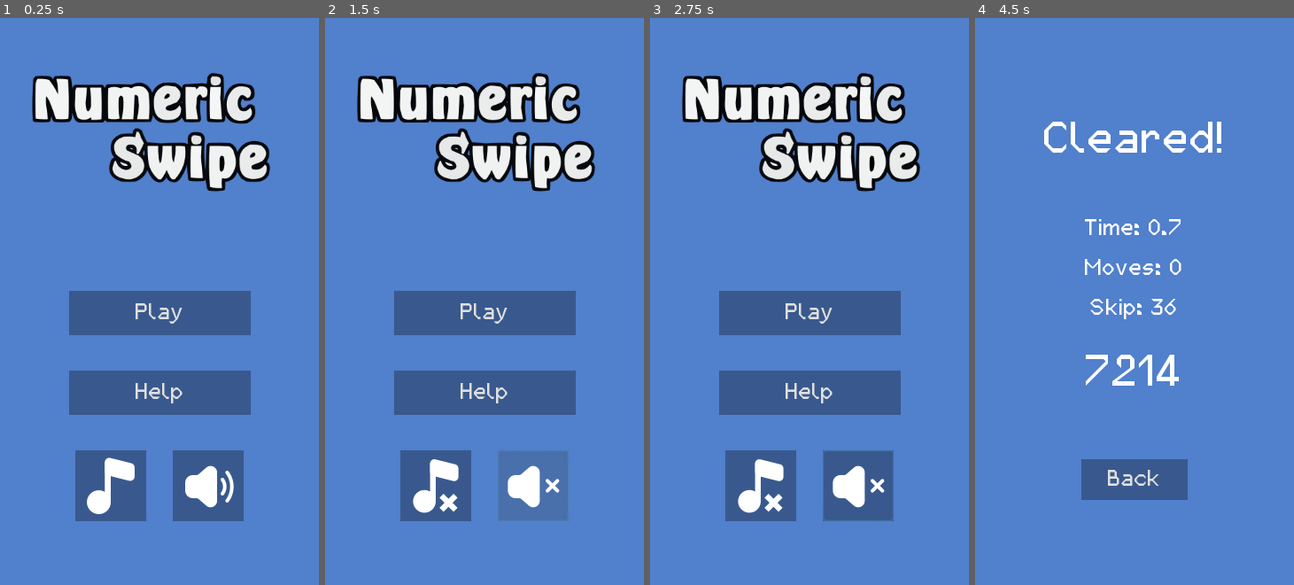
Above: before the commit, frames 1-4 (left to right).
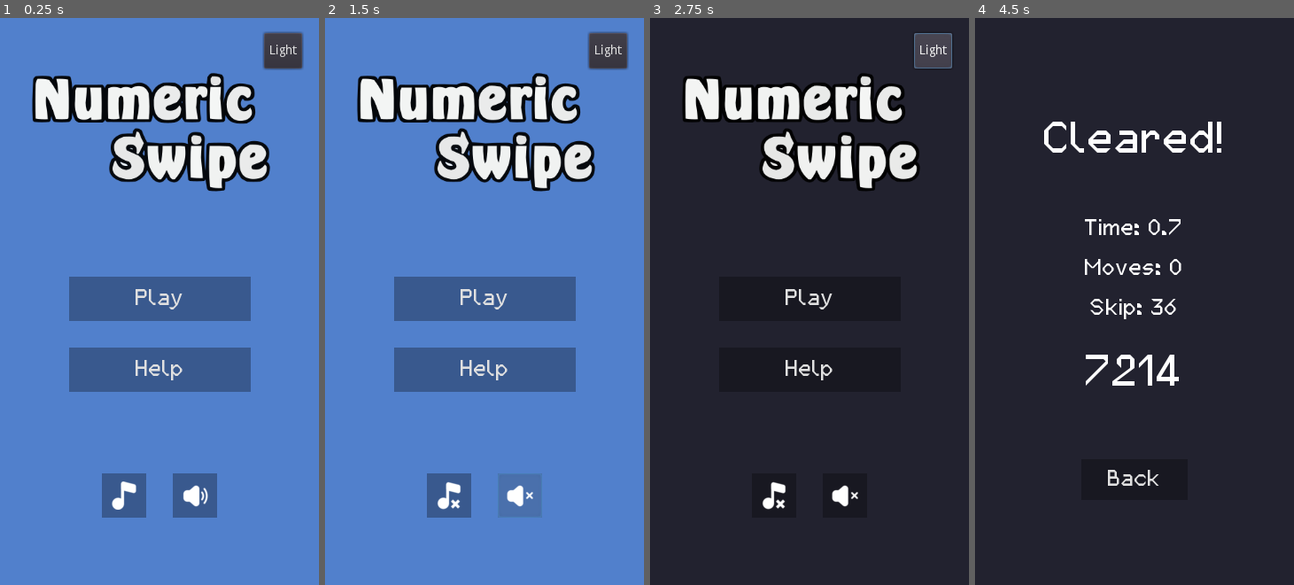
Above: after the commit, the same moments.

Repository: BKopysc/NumericSwipeG3
Game: Godot game, scene res://main.tscn
The game is run twice, just before and just after one commit, with the same random seed, the same clock (stepped at 60 frames per second) and the same inputs.
Inputs (mouse positions are in pixels of both pictures, inside the frame that each line leads up to; where the layout moved, square brackets give the same spot in the first picture):
- Up to frame 1 (0.25 s): no input
- Up to frame 2 (1.5 s): click (449, 494) [436, 482] at 0.5 s; click (519, 494) [532, 482] at 1.25 s
- Up to frame 3 (2.75 s): click (933, 52) at 2 s, where only the run after the commit has a clickable "Light"
- Up to frame 4 (4.5 s): click "Play" at 2.75 s; click "Easy" at 3.5 s; click (1262, 108) at 4.25 s

The runs differ from the first frame. In frame 1, 13% of the frame differs, in the area x 21-96%, y 2-89%; in frame 2, 13%; in frame 3, 92%; in frame 4, 98%, in the area x 0-100%, y 0-100%.

Commit message:
Theme fixes

Diff:
--- a/Global.gd
+++ b/Global.gd
@@ -10,6 +10,10 @@
 
 var is_music = true
 var is_sound = true
+
+const light_theme = {background = "#5180cc", text = "white"}
+const dark_theme = {background = "#22222f", text = "gray"}
+var active_theme = light_theme
 
 const TileVariants = {
 	BLANK = "blank",
@@ -46,6 +50,12 @@
 	5: 1*min_score_multiplier,
 	6: 0
 }
+
+func toggle_theme():
+	if(active_theme == light_theme):
+		active_theme = dark_theme
+	else:
+		active_theme = light_theme
 
 func set_previous_game(timer_ctr, move_ctr, skip_ctr, score):
 	previous_game = score
--- /dev/null
+++ b/hud/Background.gd
@@ -0,0 +1,20 @@
+extends CanvasLayer
+
+
+# Declare member variables here. Examples:
+# var a = 2
+# var b = "text"
+
+
+# Called when the node enters the scene tree for the first time.
+func _ready():
+	_set_background()
+
+func _set_background():
+	$ColorRect.color = Global.active_theme.background
+
+func refresh_color():
+	_set_background()
+# Called every frame. 'delta' is the elapsed time since the previous frame.
+#func _process(delta):
+#	pass
--- a/hud/LevelHud.tscn
+++ b/hud/LevelHud.tscn
@@ -7,6 +7,7 @@
 [ext_resource path="res://hud/LevelHud.gd" type="Script" id=5]
 [ext_resource path="res://hud/PauseHud.tscn" type="PackedScene" id=6]
 [ext_resource path="res://assets/hud/fast-forward.png" type="Texture" id=7]
+[ext_resource path="res://font-micra-mini.tres" type="DynamicFont" id=8]
 
 [node name="LevelHud" type="Control"]
 anchor_right = 1.0
@@ -33,7 +34,7 @@
 margin_right = 57.0
 margin_bottom = 28.0
 theme = ExtResource( 2 )
-custom_colors/font_color = Color( 0, 0, 0, 1 )
+custom_colors/font_color = Color( 1, 1, 1, 1 )
 text = "0"
 
 [node name="HBoxContainerMove" type="HBoxContainer" parent="CanvasLayer"]
@@ -54,7 +55,7 @@
 margin_right = 57.0
 margin_bottom = 28.0
 theme = ExtResource( 2 )
-custom_colors/font_color = Color( 0, 0, 0, 1 )
+custom_colors/font_color = Color( 1, 1, 1, 1 )
 text = "0"
 
 [node name="VBoxContainer" type="VBoxContainer" parent="CanvasLayer"]
@@ -83,12 +84,13 @@
 
 [node name="SkipLabel" type="Label" parent="."]
 visible = false
-margin_left = 243.0
-margin_top = 135.0
-margin_right = 343.0
-margin_bottom = 160.0
-rect_min_size = Vector2( 100, 0 )
+margin_left = 259.0
+margin_top = 140.0
+margin_right = 339.0
+margin_bottom = 165.0
+rect_min_size = Vector2( 80, 0 )
 theme = ExtResource( 2 )
+custom_fonts/font = ExtResource( 8 )
 text = "Skip"
 align = 2
 
--- a/hud/PauseHud.gd
+++ b/hud/PauseHud.gd
@@ -19,16 +19,16 @@
 
 func _toggle_music(state):
 	if(state):
-		$ColorRect2/MarginContainer/VBoxContainer/HBoxContainer/MusicButton.icon = preload("res://assets/hud/music32.png")
+		$ColorRect2/HBoxContainer/MusicButton.icon = preload("res://assets/hud/music32.png")
 	else:
-		$ColorRect2/MarginContainer/VBoxContainer/HBoxContainer/MusicButton.icon = preload("res://assets/hud/music_mute32.png")
+		$ColorRect2/HBoxContainer/MusicButton.icon = preload("res://assets/hud/music_mute32.png")
 
 
 func _toggle_sound(state):
 	if(state):
-		$ColorRect2/MarginContainer/VBoxContainer/HBoxContainer/SoundButton.icon = preload("res://assets/hud/sound32.png")
+		$ColorRect2/HBoxContainer/SoundButton.icon = preload("res://assets/hud/sound32.png")
 	else:
-		$ColorRect2/MarginContainer/VBoxContainer/HBoxContainer/SoundButton.icon = preload("res://assets/hud/sound-mute32.png")
+		$ColorRect2/HBoxContainer/SoundButton.icon = preload("res://assets/hud/sound-mute32.png")
 
 func _on_ResumeButton_pressed():
 	emit_signal("resume_pressed")
--- a/hud/background.tscn
+++ b/hud/background.tscn
@@ -1,9 +1,12 @@
-[gd_scene format=2]
+[gd_scene load_steps=2 format=2]
+
+[ext_resource path="res://hud/Background.gd" type="Script" id=1]
 
 [node name="Background" type="CanvasLayer"]
 layer = -10
+script = ExtResource( 1 )
 
 [node name="ColorRect" type="ColorRect" parent="."]
 anchor_right = 1.0
 anchor_bottom = 1.0
-color = Color( 0.317647, 0.501961, 0.8, 1 )
+color = Color( 0.133333, 0.133333, 0.184314, 1 )
--- a/main.gd
+++ b/main.gd
@@ -17,15 +17,15 @@
 
 func _toggle_music(state):
 	if(state):
-		$CanvasLayer/MarginContainer2/VBoxContainer/HBoxContainer/MusicButton.icon = preload("res://assets/hud/music.png")
+		$CanvasLayer/HBoxContainer/MusicButton.icon = preload("res://assets/hud/music32.png")
 	else:
-		$CanvasLayer/MarginContainer2/VBoxContainer/HBoxContainer/MusicButton.icon = preload("res://assets/hud/music_mute.png")
+		$CanvasLayer/HBoxContainer/MusicButton.icon = preload("res://assets/hud/music_mute32.png")
 
 func _toggle_sound(state):
 	if(state):
-		$CanvasLayer/MarginContainer2/VBoxContainer/HBoxContainer/SoundButton.icon = preload("res://assets/hud/sound.png")
+		$CanvasLayer/HBoxContainer/SoundButton.icon = preload("res://assets/hud/sound32.png")
 	else:
-		$CanvasLayer/MarginContainer2/VBoxContainer/HBoxContainer/SoundButton.icon = preload("res://assets/hud/sound-mute.png")
+		$CanvasLayer/HBoxContainer/SoundButton.icon = preload("res://assets/hud/sound-mute32.png")
 
 
 func _on_PlayButton_pressed():
@@ -38,7 +38,12 @@
 
 func _on_SoundButton_pressed():
 	_toggle_sound(Global.toggle_sound())
-
+	$Background.refresh_color()
 
 func _on_HelpButton_pressed():
 	get_tree().change_scene("res://hud/HelpHud.tscn")
+
+
+func _on_ThemeButton_pressed():
+	Global.toggle_theme()
+	$Background.refresh_color()
--- a/main.tscn
+++ b/main.tscn
@@ -4,8 +4,8 @@
 [ext_resource path="res://assets/hud/logo.svg" type="Texture" id=2]
 [ext_resource path="res://basic-theme.tres" type="Theme" id=3]
 [ext_resource path="res://hud/Background.tscn" type="PackedScene" id=4]
-[ext_resource path="res://assets/hud/sound.png" type="Texture" id=5]
-[ext_resource path="res://assets/hud/music.png" type="Texture" id=6]
+[ext_resource path="res://assets/hud/sound32.png" type="Texture" id=5]
+[ext_resource path="res://assets/hud/music32.png" type="Texture" id=6]
 
 [node name="Main" type="Control"]
 script = ExtResource( 1 )
@@ -22,77 +22,93 @@
 rect_scale = Vector2( 0.7, 0.7 )
 texture = ExtResource( 2 )
 
+[node name="HBoxContainer" type="HBoxContainer" parent="CanvasLayer"]
+anchor_left = 0.5
+anchor_top = 1.0
+anchor_right = 0.5
+anchor_bottom = 1.0
+margin_left = -102.0
+margin_top = -126.0
+margin_right = 103.0
+margin_bottom = -76.0
+custom_constants/separation = 30
+alignment = 1
+
+[node name="MusicButton" type="Button" parent="CanvasLayer/HBoxContainer"]
+margin_left = 37.0
+margin_right = 87.0
+margin_bottom = 50.0
+rect_min_size = Vector2( 50, 50 )
+rect_pivot_offset = Vector2( -568.5, -272 )
+theme = ExtResource( 3 )
+custom_constants/hseparation = 10
+icon = ExtResource( 6 )
+icon_align = 1
+
+[node name="SoundButton" type="Button" parent="CanvasLayer/HBoxContainer"]
+margin_left = 117.0
+margin_right = 167.0
+margin_bottom = 50.0
+rect_min_size = Vector2( 50, 50 )
+rect_pivot_offset = Vector2( -568.5, -272 )
+theme = ExtResource( 3 )
+icon = ExtResource( 5 )
+icon_align = 1
+
 [node name="MarginContainer2" type="MarginContainer" parent="CanvasLayer"]
 anchor_left = 0.5
 anchor_top = 0.5
 anchor_right = 0.5
 anchor_bottom = 0.5
-margin_left = -102.5
-margin_top = -12.0
-margin_right = 102.5
-margin_bottom = 232.0
+margin_left = -102.0
+margin_top = -68.0
+margin_right = 103.0
+margin_bottom = 142.0
 
 [node name="VBoxContainer" type="VBoxContainer" parent="CanvasLayer/MarginContainer2"]
 margin_right = 205.0
-margin_bottom = 260.0
-custom_constants/separation = 40
+margin_bottom = 210.0
+custom_constants/separation = 30
 alignment = 1
 
 [node name="PlayButton" type="Button" parent="CanvasLayer/MarginContainer2/VBoxContainer"]
+margin_top = 40.0
 margin_right = 205.0
-margin_bottom = 50.0
+margin_bottom = 90.0
 rect_min_size = Vector2( 0, 50 )
 theme = ExtResource( 3 )
 text = "Play"
 
 [node name="ScoresButton" type="Button" parent="CanvasLayer/MarginContainer2/VBoxContainer"]
 visible = false
-margin_top = 90.0
+margin_top = 80.0
 margin_right = 205.0
-margin_bottom = 140.0
+margin_bottom = 130.0
 rect_min_size = Vector2( 0, 50 )
 theme = ExtResource( 3 )
 text = "Scores"
 
 [node name="HelpButton" type="Button" parent="CanvasLayer/MarginContainer2/VBoxContainer"]
-margin_top = 90.0
+margin_top = 120.0
 margin_right = 205.0
-margin_bottom = 140.0
+margin_bottom = 170.0
 rect_min_size = Vector2( 0, 50 )
 theme = ExtResource( 3 )
 text = "Help"
 
-[node name="HBoxContainer" type="HBoxContainer" parent="CanvasLayer/MarginContainer2/VBoxContainer"]
-margin_top = 180.0
-margin_right = 205.0
-margin_bottom = 260.0
-custom_constants/separation = 30
-alignment = 1
-
-[node name="MusicButton" type="Button" parent="CanvasLayer/MarginContainer2/VBoxContainer/HBoxContainer"]
-margin_left = 7.0
-margin_right = 87.0
-margin_bottom = 80.0
-rect_min_size = Vector2( 80, 80 )
-rect_pivot_offset = Vector2( -568.5, -272 )
-theme = ExtResource( 3 )
-custom_constants/hseparation = 10
-icon = ExtResource( 6 )
-icon_align = 1
-
-[node name="SoundButton" type="Button" parent="CanvasLayer/MarginContainer2/VBoxContainer/HBoxContainer"]
-margin_left = 117.0
-margin_right = 197.0
-margin_bottom = 80.0
-rect_min_size = Vector2( 80, 80 )
-rect_pivot_offset = Vector2( -568.5, -272 )
-theme = ExtResource( 3 )
-icon = ExtResource( 5 )
-icon_align = 1
+[node name="ThemeButton" type="Button" parent="CanvasLayer"]
+anchor_left = 1.0
+anchor_right = 1.0
+margin_left = -62.0
+margin_top = 17.0
+margin_right = -19.0
+margin_bottom = 57.0
+text = "Light"
 
 [node name="Background" parent="." instance=ExtResource( 4 )]
 
+[connection signal="pressed" from="CanvasLayer/HBoxContainer/MusicButton" to="." method="_on_MusicButton_pressed"]
+[connection signal="pressed" from="CanvasLayer/HBoxContainer/SoundButton" to="." method="_on_SoundButton_pressed"]
 [connection signal="pressed" from="CanvasLayer/MarginContainer2/VBoxContainer/PlayButton" to="." method="_on_PlayButton_pressed"]
 [connection signal="pressed" from="CanvasLayer/MarginContainer2/VBoxContainer/HelpButton" to="." method="_on_HelpButton_pressed"]
-[connection signal="pressed" from="CanvasLayer/MarginContainer2/VBoxContainer/HBoxContainer/MusicButton" to="." method="_on_MusicButton_pressed"]
-[connection signal="pressed" from="CanvasLayer/MarginContainer2/VBoxContainer/HBoxContainer/SoundButton" to="." method="_on_SoundButton_pressed"]
+[connection signal="pressed" from="CanvasLayer/ThemeButton" to="." method="_on_ThemeButton_pressed"]
--- a/tiles/SimpleTile.tscn
+++ b/tiles/SimpleTile.tscn
@@ -10,6 +10,14 @@
 mouse_default_cursor_shape = 2
 input_pass_on_modal_close_click = false
 script = ExtResource( 1 )
+
+[node name="TileBackground" type="ColorRect" parent="."]
+visible = false
+margin_left = 4.0
+margin_top = 4.0
+margin_right = 44.0
+margin_bottom = 44.0
+color = Color( 0.352941, 0.262745, 0.866667, 1 )
 
 [node name="TileTexture" type="TextureRect" parent="."]
 margin_right = 48.0
--- a/tiles/TileContainer.gd
+++ b/tiles/TileContainer.gd
@@ -201,8 +201,8 @@
 		emit_signal("game_end")
 
 func _on_LineTimer_timeout():
+	_calc_tiles()
 	$LineRect.hide()
-	_calc_tiles()
 
 func _run_mistake():
 	$MistakeTimer.start()
--- a/tiles/TileContainer.tscn
+++ b/tiles/TileContainer.tscn
@@ -31,7 +31,7 @@
 color = Color( 1, 0, 0, 0.219608 )
 
 [node name="LineTimer" type="Timer" parent="."]
-wait_time = 0.2
+wait_time = 0.15
 one_shot = true
 
 [node name="MistakeTimer" type="Timer" parent="."]
Not shown: 1 places in hud/LevelHud.tscn that only renumber resources
